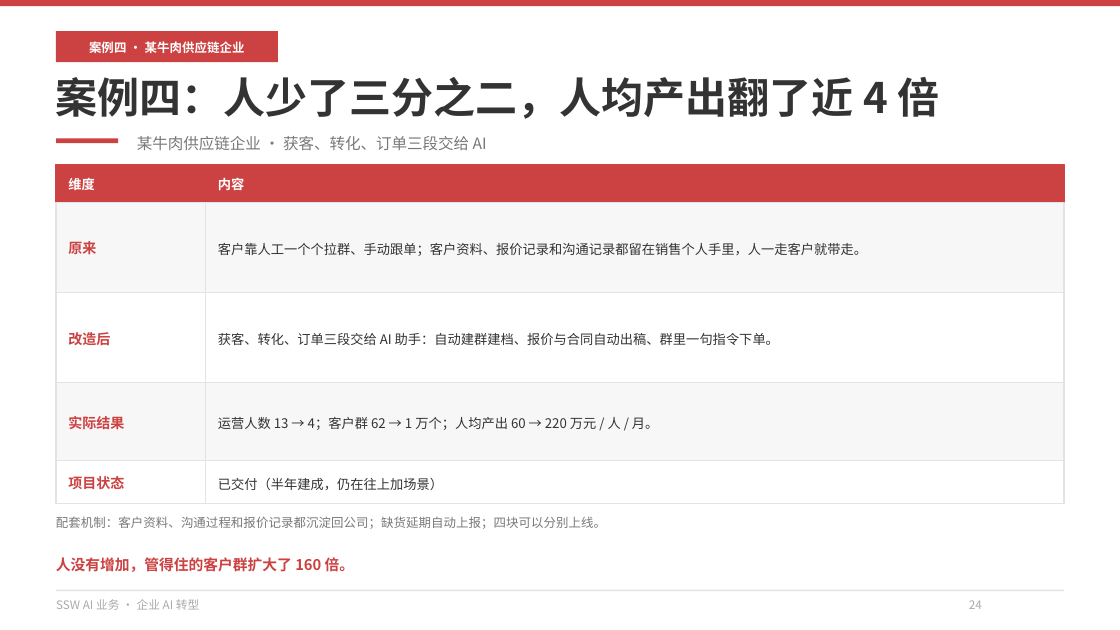
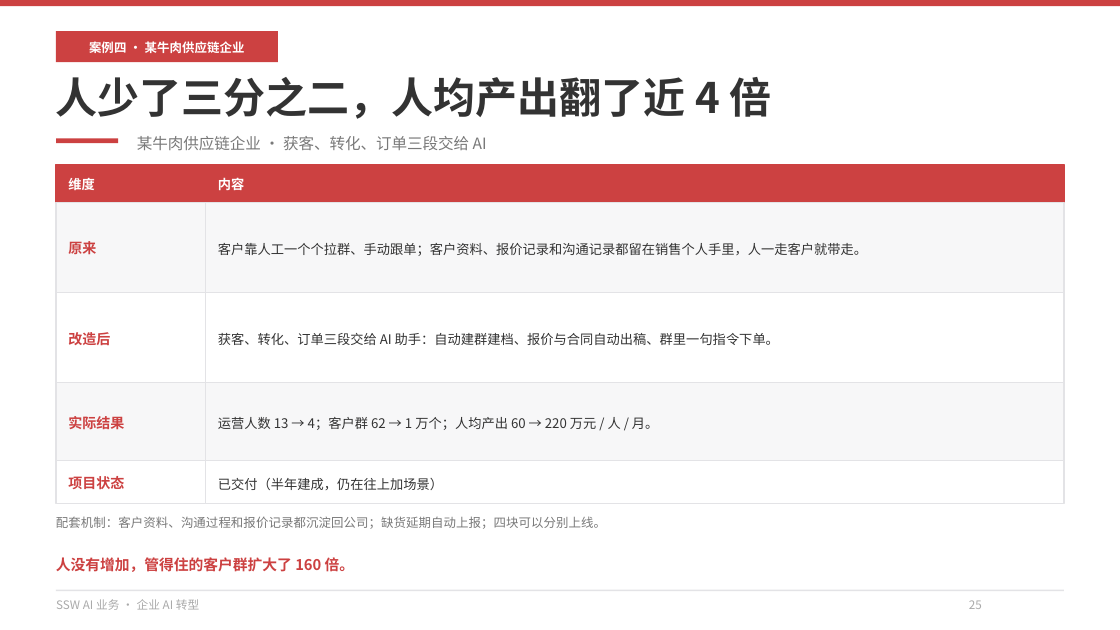
Before and after one commit to hveraus/ssw-business, a slide deck: slide 25 of SSW AI 业务_v2/SSW AI 业务_v3.pptx (slide 24 before the commit). Drawn at 1120x630 pixels with LibreOffice and Linux fonts; fonts in the diff are those of the drawing. Boxes give left, top, right and bottom in pixels: in the first picture for what was removed or moved away, otherwise in the second. Text is boxed around its words. In the diff, an @@ line names an element or a change of style, - is before the commit and + after.

Commit message:
V7 重构：脚本完整产出 V7（62 页）
- 新增阅读导航页（P02）：8 章节 + 5 案例快速跳转
- 新增海外 AI 平台落地 4 页（P47–P50）：ChatGPT / Codex / Claude + 对比表
- 「谢谢」页改写为 NEXT STEP 行动页（P60）
- 案例页右上角加「新案例 NN / 05」徽章
- 案例一/四标题去掉「案例X：」前缀
- 第五部分改名「AI 平台落地：国内与海外」；章节重编号为 8 个部分
- 封面目录改为 8 行并更新页码范围
- 全篇页码按 V7 实际页序重映射（57 → 62 页）

已验证：62/62 页文案与 V7 逐字等价（差异仅 \x0b 软换行与段落换行，渲染相同）

```diff
--- a/SSW AI 业务_v2/SSW AI 业务_v3.pptx
+++ b/SSW AI 业务_v2/SSW AI 业务_v3.pptx
@@ text at (56,77,772,119): text changed @@
-案例四：人少了三分之二，人均产出翻了近 4 倍
+人少了三分之二，人均产出翻了近 4 倍
@@ text at (969,600,982,609): text changed @@
-24
+25
```
Also in this commit, not shown: 53 other slides changed, 6 slides added, 1 slide removed, 1 other file.
